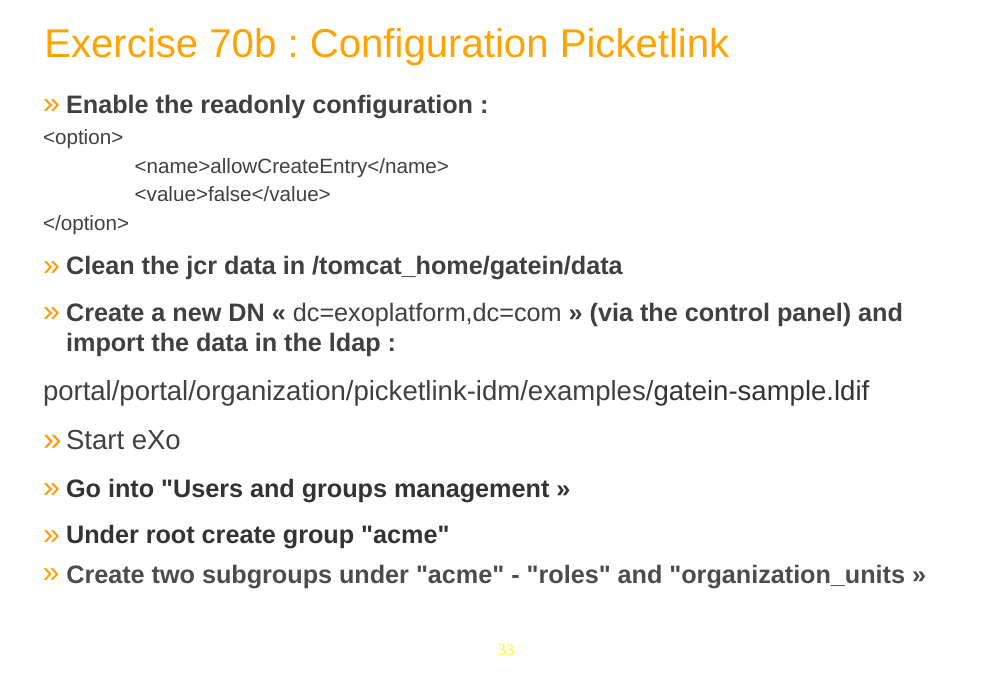
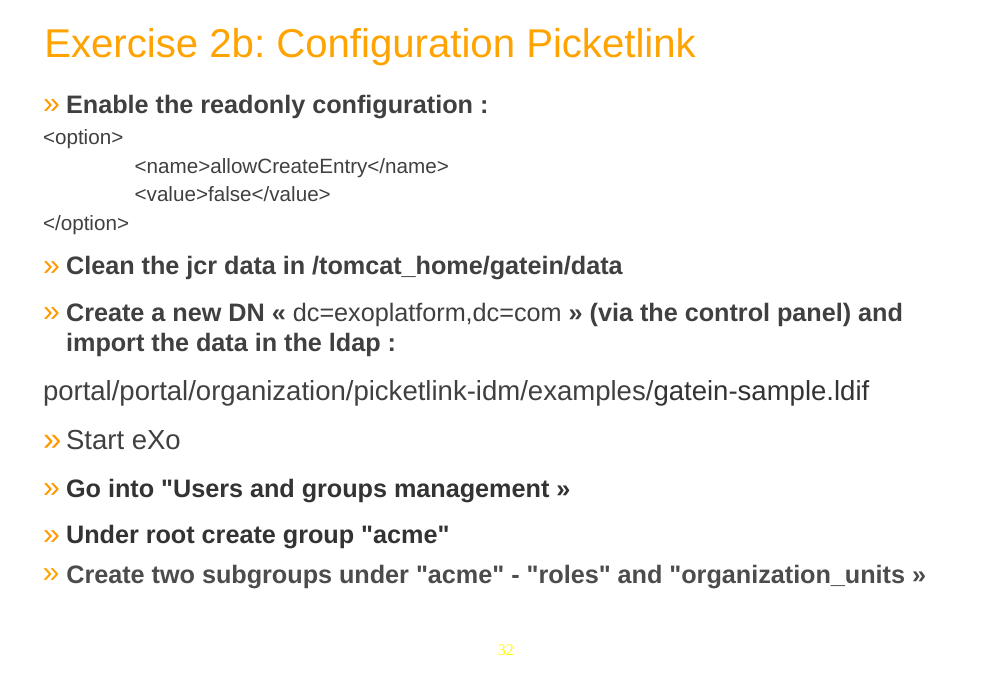
Before and after one commit to anhvurz90/training, a slide deck: slide 32 of exo-sysAdmin/970-LdapConfig-XSys.pptx (slide 33 before the commit). Drawn at 1008x683 pixels with LibreOffice and Linux fonts; fonts in the diff are those of the drawing; background and template pictures are left out. Boxes give left, top, right and bottom in pixels: in the first picture for what was removed or moved away, otherwise in the second. Text is boxed around its words. In the diff, an @@ line names an element or a change of style, - is before the commit and + after.

```diff
--- a/exo-sysAdmin/970-LdapConfig-XSys.pptx
+++ b/exo-sysAdmin/970-LdapConfig-XSys.pptx
@@ title at <box>44,28,696,65</box>: text changed @@
-Exercise 70b : Configuration Picketlink
+Exercise 2b: Configuration Picketlink
@@ page number at <box>498,644,514,655</box>: text changed @@
-33
+32
```
Also in this commit, not shown: 18 other slides changed, 2 slides removed.
